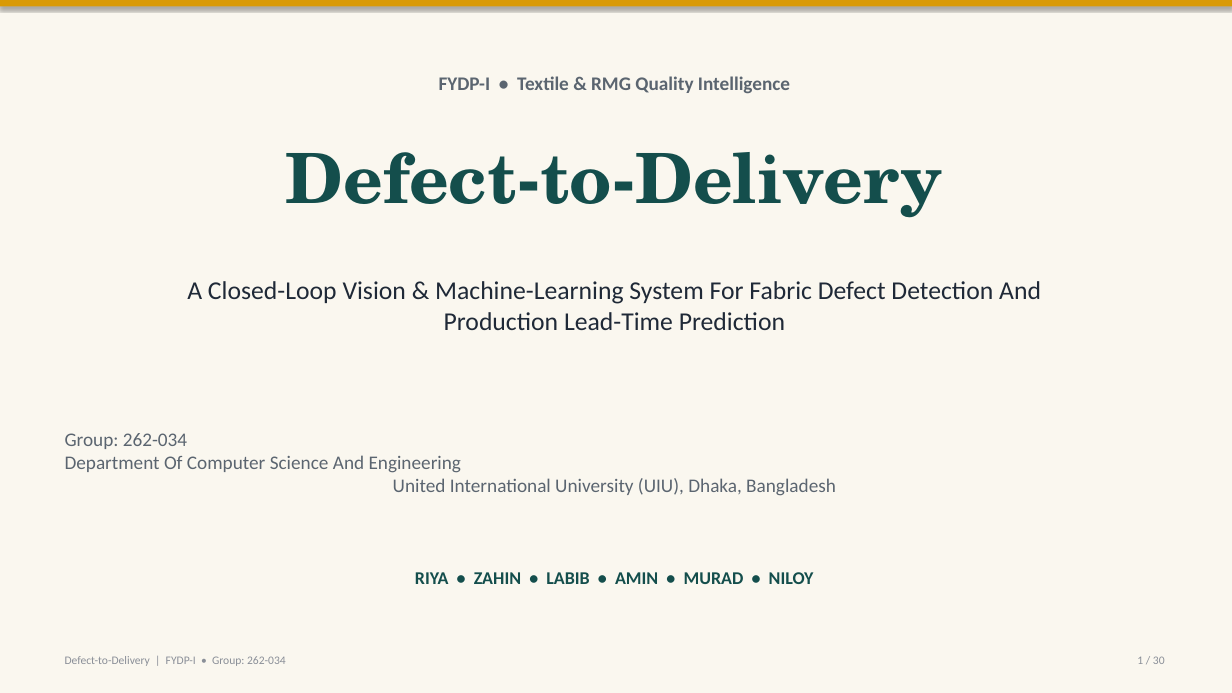
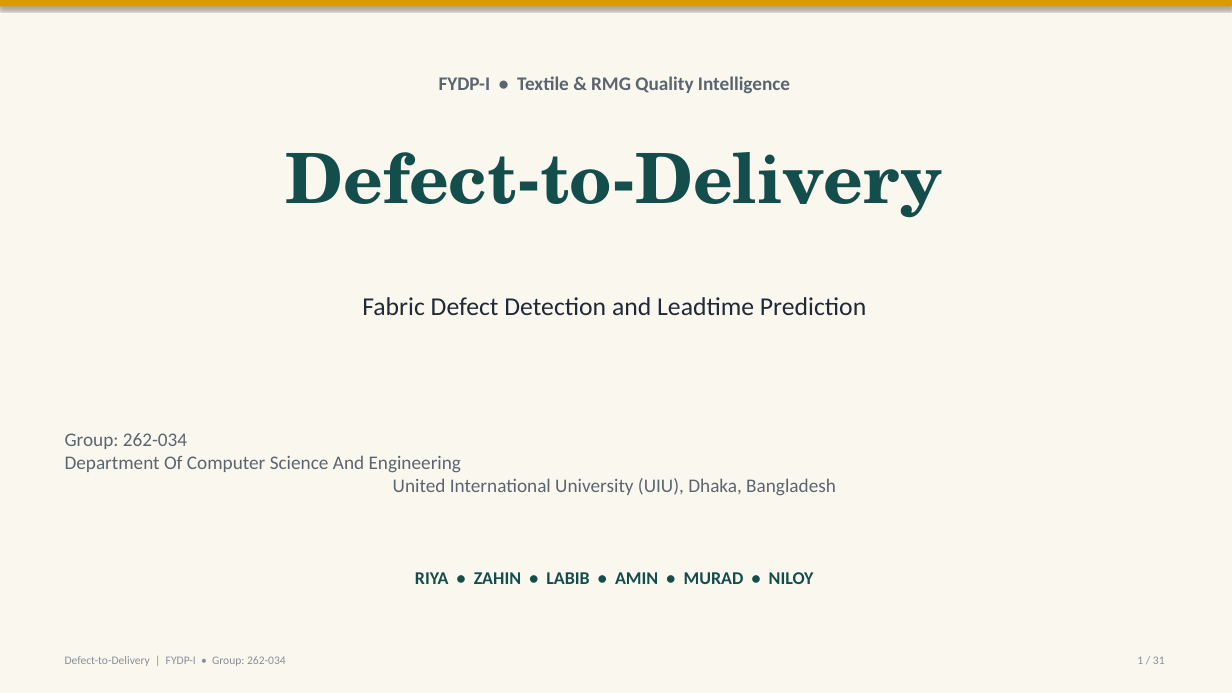
Before and after one commit to labib-ux/FYDP, a slide deck: slide 1 of slides/FYDP-I_Defect-to-Delivery.pptx. Drawn at 1232x693 pixels with LibreOffice and Linux fonts; fonts in the diff are those of the drawing. Boxes give left, top, right and bottom in pixels: in the first picture for what was removed or moved away, otherwise in the second. Text is boxed around its words. In the diff, an @@ line names an element or a change of style, - is before the commit and + after.

```diff
--- a/slides/FYDP-I_Defect-to-Delivery.pptx
+++ b/slides/FYDP-I_Defect-to-Delivery.pptx
@@ text at (x1=362, y1=297, x2=866, y2=315): text changed @@
-A Closed-Loop Vision & Machine-Learning System For Fabric Defect Detection And Production Lead-Time Prediction
+Fabric Defect Detection and Leadtime Prediction
@@ text at (x1=1137, y1=656, x2=1165, y2=664): text changed @@
-1 / 30
+1 / 31
```
Also in this commit, not shown: 29 other slides changed, 1 slide added.
